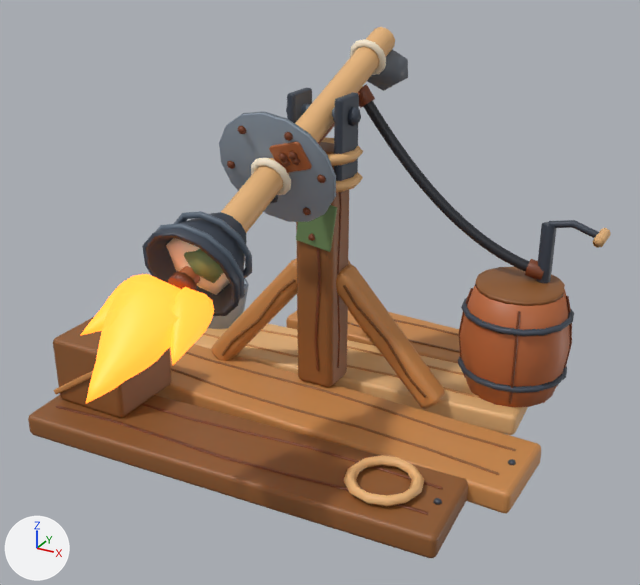
Renders of the FBX model store-assets/buildings/FlamethrowerTurret/fbx/FlamethrowerTurret_T1.fbx from each side of a commit.
Both versions are drawn from a 50 mm camera at (4.3, -7.38, 5.25) aimed at (0.41, -0.32, 1.71). Every picture has the same lights, and +X, +Y and +Z are marked at lower left. The first picture is the older version. Vertices at exactly the same position are counted once.

Names of what the first picture shows: 'FlamethrowerTurretT1Barrel', 'FlamethrowerTurretT1FlameGlow', 'FlamethrowerTurretT1Head', 'FlamethrowerTurretT1Junk', 'FlamethrowerTurretT1Planks', 'FlamethrowerTurretT1Stand', 'FlamethrowerTurretT1Torch'.
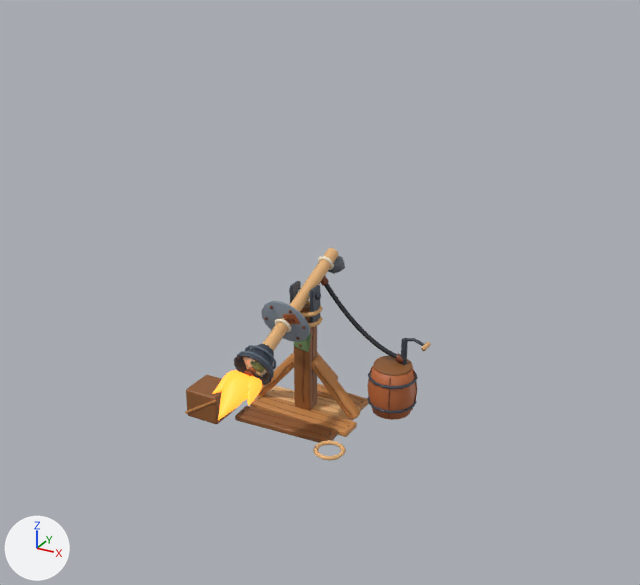
Where the newer file only moved an object's origin or applied its transform, the numbers keep the older frame.

What changed in the scene script:
```text
Change me_flamethrowerturrett1barrel_001:
    used by ob_flamethrowerturrett1barrel; location = (0.0, 0.0, 0.0)
    remove me_flamethrowerturrett1barrel_001.from_pydata(...)  # 646 vertices, 708 faces; spans x -0.09..2.76, y -1.37..1.96, z 0.25..3.46
    add me_flamethrowerturrett1barrel_001.from_pydata(...)  # 646 vertices, 708 faces; spans x -0.06..1.23, y -0.7..0.8, z 0.05..1.51
    me_flamethrowerturrett1barrel_001 part 3: the whole mesh is scaled about its middle by 0.453, then moved by (-0.75, -0.24, -1.07)
Change me_flamethrowerturrett1junk_001:
    used by ob_flamethrowerturrett1junk; location = (0.0, 0.0, 0.0)
    remove me_flamethrowerturrett1junk_001.from_pydata(...)  # 280 vertices, 312 faces; spans x -2.32..1.88, y -1.43..1.58, z 0.25..1.14
    add me_flamethrowerturrett1junk_001.from_pydata(...)  # 280 vertices, 312 faces; spans x -1.07..0.83, y -0.73..0.63, z 0.05..0.46
    me_flamethrowerturrett1junk_001 part 2: the whole mesh is scaled about its middle by 0.453, then moved by (0.1, -0.12, -0.44)
Change me_flamethrowerturrett1flameglow_001:
    used by ob_flamethrowerturrett1flameglow; location = (0.0, 0.0, 0.0)
    remove me_flamethrowerturrett1flameglow_001.from_pydata(...)  # 328 vertices, 360 faces; spans x -0.516..0.454, y -3.195..-1.983, z 1.787..2.49
    add me_flamethrowerturrett1flameglow_001.from_pydata(...)  # 328 vertices, 360 faces; spans x -0.253..0.186, y -1.529..-0.98, z 0.75..1.068
    me_flamethrowerturrett1flameglow_001 part 4: the whole mesh is scaled about its middle by 0.453, then moved by (-0.003, 1.334, -1.229)
Change me_flamethrowerturrett1head_001:
    used by ob_flamethrowerturrett1head; location = (0.0, 0.0, 0.0)
    remove me_flamethrowerturrett1head_001.from_pydata(...)  # 226 vertices, 268 faces; spans x -0.48..0.48, y -2.031..-1.19, z 1.918..2.878
    add me_flamethrowerturrett1head_001.from_pydata(...)  # 226 vertices, 268 faces; spans x -0.237..0.198, y -1.002..-0.622, z 0.81..1.244
    me_flamethrowerturrett1head_001 part 5: the whole mesh is scaled about its middle by 0.453, then moved by (-0.02, 0.798, -1.371)
Change me_flamethrowerturrett1stand_001:
    used by ob_flamethrowerturrett1stand; location = (0.0, 0.0, 0.0)
    remove me_flamethrowerturrett1stand_001.from_pydata(...)  # 894 vertices, 968 faces; spans x -1.43..1.43, y 0.08..2.03, z 0.18..3.5
    add me_flamethrowerturrett1stand_001.from_pydata(...)  # 894 vertices, 968 faces; spans x -0.67..0.63, y -0.05..0.84, z 0.02..1.53
    me_flamethrowerturrett1stand_001 part 6: the whole mesh is scaled about its middle by 0.453, then moved by (-0.02, -0.66, -1.07)
Change me_flamethrowerturrett1torch_001:
    used by ob_flamethrowerturrett1torch; location = (0.0, 0.0, 0.0)
    remove me_flamethrowerturrett1torch_001.from_pydata(...)  # 456 vertices, 562 faces; spans x -0.62..0.62, y -1.32..2.2, z 2.35..4.0
    add me_flamethrowerturrett1torch_001.from_pydata(...)  # 456 vertices, 562 faces; spans x -0.3..0.26, y -0.68..0.91, z 1.0..1.75
    me_flamethrowerturrett1torch_001 part 1: the whole mesh is scaled about its middle by 0.453, then moved by (-0.02, -0.32, -1.8)
Change ob_flamethrowerturrett1planks:
    ob_flamethrowerturrett1planks.scale: (1.0, 1.0, 1.0) -> (0.25, 0.25, 0.25)
```

Changed parts and their boxes [x1, y1, x2, y2] in the pictures (640 x 585 px):
'FlamethrowerTurretT1Planks', rescaled (74% narrower, 76% shorter): before [28, 310, 541, 558]; after [235, 383, 368, 443]
'FlamethrowerTurretT1Barrel', moved, rescaled (57% narrower, 55% shorter): before [270, 84, 611, 407]; after [284, 276, 431, 420]
'FlamethrowerTurretT1Stand', moved, rescaled (56% narrower, 57% shorter): before [211, 87, 445, 409]; after [257, 281, 360, 420]
'FlamethrowerTurretT1Torch', moved, rescaled (55% narrower, 50% shorter): before [219, 27, 408, 233]; after [261, 248, 345, 351]
'FlamethrowerTurretT1FlameGlow', moved, rescaled (62% narrower, 61% shorter): before [81, 274, 214, 403]; after [212, 370, 262, 420]
'FlamethrowerTurretT1Junk', moved, rescaled: before [53, 279, 425, 507]; after [185, 345, 346, 461]
'FlamethrowerTurretT1Head', moved, rescaled (61% narrower, 60% shorter): before [142, 211, 252, 316]; after [234, 344, 276, 385]
